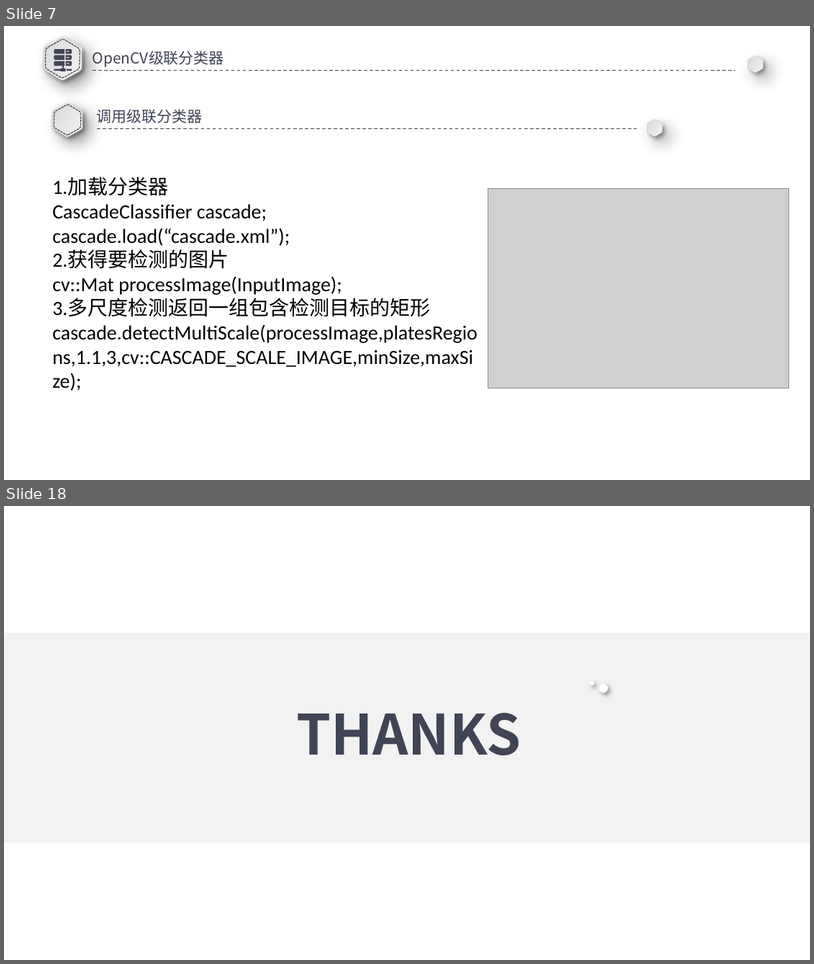
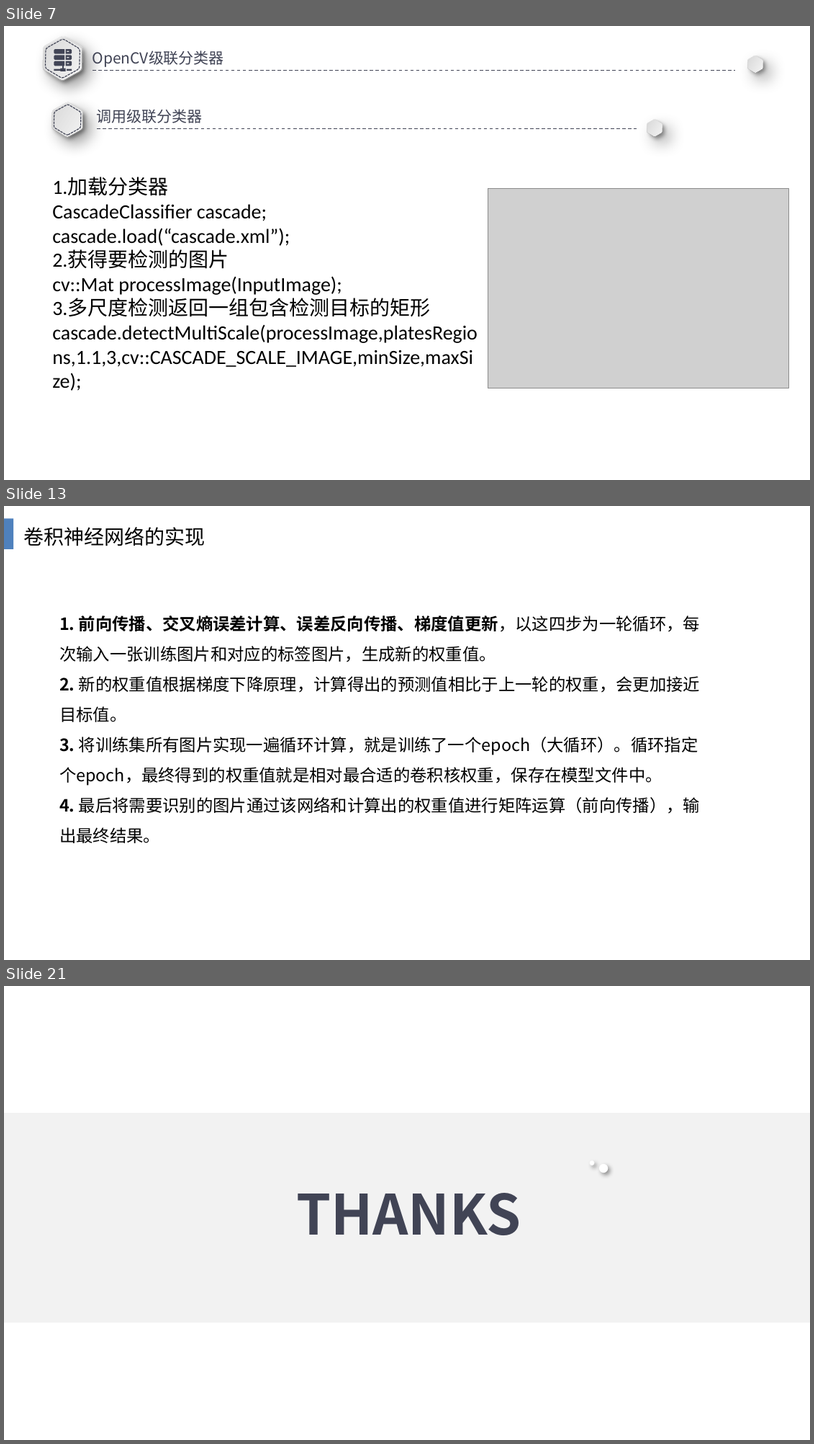
Before and after one commit to A7yanG/GA_Plank, a slide deck: 车牌.pptx. Shown one above the other, each under a label of ours: slides 7 and 18 before the commit, slides 7, 13 and 21 after it; the slides between them are not shown. The pictures are 814x964 and 814x1444 pixels, drawn with LibreOffice and Linux fonts; fonts in the diff are those of the drawing; grey boxes stand for pictures. Boxes give left, top, right and bottom in pixels: in the first picture for what was removed or moved away, otherwise in the second. Text is boxed around its words. In the diff, an @@ line names an element or a change of style, - is before the commit and + after.

```diff
--- a/车牌.pptx
+++ b/车牌.pptx
@@ slide 13 added at bbox=[4, 506, 810, 960], background #FFFFFF @@
@@ rectangle added at bbox=[4, 518, 13, 548], fill #4F81BD @@
@@ text added at bbox=[23, 527, 205, 546], 18 pt, text #000000 @@
+卷积神经网络的实现
@@ text added at bbox=[59, 615, 700, 843], 15 pt, text #000000 @@
+1. 前向传播、交叉熵误差计算、误差反向传播、梯度值更新，以这四步为一轮循环，每次输入一张训练图片和对应的标签图片，生成新的权重值。
+2. 新的权重值根据梯度下降原理，计算得出的预测值相比于上一轮的权重，会更加接近目标值。
+3. 将训练集所有图片实现一遍循环计算，就是训练了一个epoch（大循环）。循环指定个epoch，最终得到的权重值就是相对最合适的卷积核权重，保存在模型文件中。
+4. 最后将需要识别的图片通过该网络和计算出的权重值进行矩阵运算（前向传播），输出最终结果。
@@ what was slide 18 is now slide 21 @@
```
Also in this commit, not shown: 1 slide changed, 11 other slides added, 9 slides removed, 1 other file.
